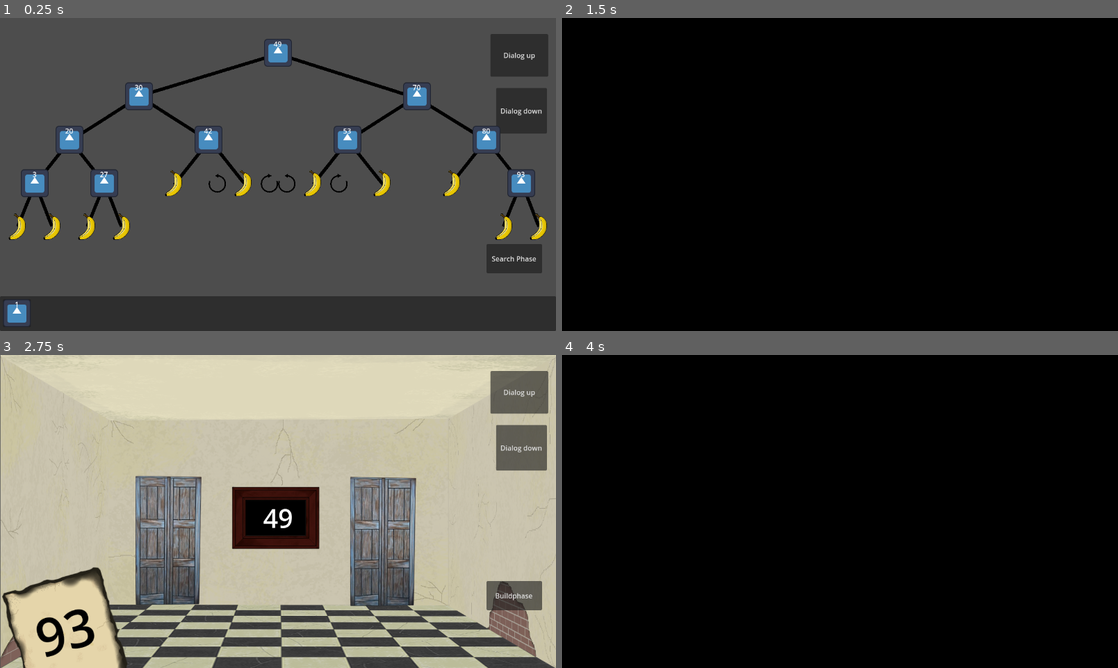
Above: before the commit, frames 1-4 (two rows, left to right).
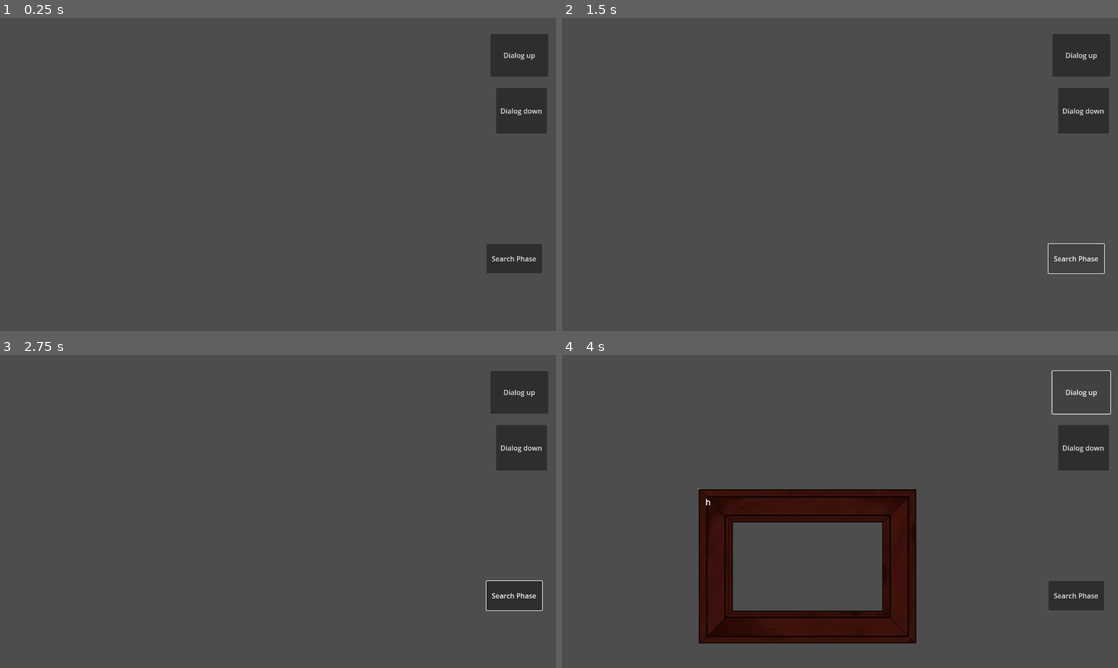
Above: after the commit, the same moments.

Repository: Combativ/AlgoDitTutorial
Game: Godot game, scene res://scenes/main.tscn
The game is run twice, just before and just after one commit, with the same random seed, the same clock (stepped at 60 frames per second) and the same inputs. The engine's default icon, where the game draws it, is replaced by a stand-in: a white triangle on a blue panel in a dark square.
Inputs (mouse positions are in pixels of both pictures, inside the frame that each line leads up to):
- Up to frame 1 (0.25 s): no input
- Up to frame 2 (1.5 s): click (778, 183) at 0.52 s; click "Search Phase" at 1.25 s
- Up to frame 3 (2.75 s): click (383, 542) at 2.02 s
- Up to frame 4 (4 s): move the mouse to (962, 495) at 2.77 s; click (962, 495) at 2.92 s; click "Dialog up" at 3.5 s

The runs differ from the first frame. In frame 1, 17% of the frame differs, in the area x 0-100%, y 6-100%; in frame 2, 100%, in the area x 0-100%, y 0-100%; in frame 3, 90%; in frame 4, 99%.

Commit message:
Level02 hinzugefügt

Diff:
--- a/scenes/build_phase/build_phase.tscn
+++ b/scenes/build_phase/build_phase.tscn
@@ -1,12 +1,10 @@
 [gd_scene load_steps=3 format=3 uid="uid://c03bn4ttox6bm"]
 
 [ext_resource type="Script" path="res://scenes/build_phase/scripts/build_phase.gd" id="1_u1egv"]
-[ext_resource type="PackedScene" uid="uid://cr5c2pxieixoh" path="res://scenes/build_phase/levels/level_06.tscn" id="3_k0ki4"]
+[ext_resource type="PackedScene" uid="uid://daffh3mvhklra" path="res://scenes/build_phase/levels/level_03.tscn" id="2_4tiu8"]
 
 [node name="BuildPhase" type="Node2D"]
 script = ExtResource("1_u1egv")
-
-[node name="Level06" parent="." instance=ExtResource("3_k0ki4")]
 
 [node name="DoneButton" type="Button" parent="."]
 anchors_preset = 3
@@ -32,4 +30,6 @@
 offset_bottom = 760.0
 mouse_default_cursor_shape = 16
 
+[node name="Level03" parent="." instance=ExtResource("2_4tiu8")]
+
 [connection signal="pressed" from="DoneButton" to="." method="_on_done_button_pressed"]
--- /dev/null
+++ b/scenes/build_phase/levels/level_02.tscn
@@ -0,0 +1,442 @@
+[gd_scene load_steps=6 format=3 uid="uid://kp8dsev7joxt"]
+
+[ext_resource type="Script" path="res://scenes/build_phase/scripts/level.gd" id="1_nbk4l"]
+[ext_resource type="PackedScene" uid="uid://eu8sigjhnj2" path="res://scenes/build_phase/scenes/snap_target_node.tscn" id="2_yje4j"]
+[ext_resource type="Texture2D" uid="uid://cw3710glxvp2k" path="res://icon_small.svg" id="3_ewy1u"]
+[ext_resource type="PackedScene" uid="uid://n2liaj1xpsip" path="res://scenes/build_phase/scenes/inventory.tscn" id="4_4awvq"]
+[ext_resource type="PackedScene" uid="uid://dhrv6jgwyaplb" path="res://scenes/build_phase/scenes/room_miniature.tscn" id="5_60mfi"]
+
+[node name="Level02" type="Node2D" node_paths=PackedStringArray("target_room")]
+script = ExtResource("1_nbk4l")
+target_room = NodePath("Inventory/42")
+lock_predefined_nodes_in_tree = true
+
+[node name="Tree" type="Node2D" parent="."]
+
+[node name="root" parent="Tree" node_paths=PackedStringArray("snapTarget_snapperObject") instance=ExtResource("2_yje4j")]
+position = Vector2(640, 80)
+snapTarget_snapperObject = NodePath("../../RoomMiniatureContainer/50")
+
+[node name="lChild" parent="Tree/root" node_paths=PackedStringArray("snapTarget_snapperObject") instance=ExtResource("2_yje4j")]
+position = Vector2(-320, 100)
+snapTarget_snapperObject = NodePath("../../../RoomMiniatureContainer/25")
+
+[node name="lChild" parent="Tree/root/lChild" node_paths=PackedStringArray("snapTarget_snapperObject") instance=ExtResource("2_yje4j")]
+position = Vector2(-160, 100)
+snapTarget_snapperObject = NodePath("../../../../RoomMiniatureContainer/15")
+
+[node name="lChild" parent="Tree/root/lChild/lChild" node_paths=PackedStringArray("snapTarget_snapperObject") instance=ExtResource("2_yje4j")]
+position = Vector2(-80, 100)
+snapTarget_snapperObject = NodePath("../../../../../RoomMiniatureContainer/10")
+
+[node name="lChild" parent="Tree/root/lChild/lChild/lChild" node_paths=PackedStringArray("snapTarget_snapperObject") instance=ExtResource("2_yje4j")]
+position = Vector2(-40, 100)
+snapTarget_snapperObject = NodePath("../../../../../../RoomMiniatureContainer/5")
+
+[node name="Line" type="Sprite2D" parent="Tree/root/lChild/lChild/lChild/lChild"]
+self_modulate = Color(0, 0, 0, 1)
+z_index = -1
+position = Vector2(21, -50)
+rotation = 1.95733
+scale = Vector2(1.67772, 0.119269)
+texture = ExtResource("3_ewy1u")
+
+[node name="rChild" parent="Tree/root/lChild/lChild/lChild" node_paths=PackedStringArray("snapTarget_snapperObject") instance=ExtResource("2_yje4j")]
+position = Vector2(40, 100)
+snapTarget_snapperObject = NodePath("../../../../../../RoomMiniatureContainer/12")
+
+[node name="Line" type="Sprite2D" parent="Tree/root/lChild/lChild/lChild/rChild"]
+self_modulate = Color(0, 0, 0, 1)
+z_index = -1
+position = Vector2(-20, -51)
+rotation = -1.9397
+scale = Vector2(1.67771, 0.119269)
+texture = ExtResource("3_ewy1u")
+
+[node name="Line" type="Sprite2D" parent="Tree/root/lChild/lChild/lChild"]
+self_modulate = Color(0, 0, 0, 1)
+z_index = -1
+position = Vector2(41, -48)
+rotation = -0.900251
+scale = Vector2(2.04131, 0.119269)
+texture = ExtResource("3_ewy1u")
+
+[node name="rChild" parent="Tree/root/lChild/lChild" node_paths=PackedStringArray("snapTarget_snapperObject") instance=ExtResource("2_yje4j")]
+position = Vector2(80, 100)
+snapTarget_snapperObject = NodePath("../../../../../RoomMiniatureContainer/20")
+
+[node name="lChild" parent="Tree/root/lChild/lChild/rChild" instance=ExtResource("2_yje4j")]
+position = Vector2(-40, 100)
+
+[node name="Line" type="Sprite2D" parent="Tree/root/lChild/lChild/rChild/lChild"]
+self_modulate = Color(0, 0, 0, 1)
+z_index = -1
+position = Vector2(21, -50)
+rotation = 1.95733
+scale = Vector2(1.67772, 0.119269)
+texture = ExtResource("3_ewy1u")
+
+[node name="rChild" parent="Tree/root/lChild/lChild/rChild" instance=ExtResource("2_yje4j")]
+position = Vector2(40, 100)
+
+[node name="Line" type="Sprite2D" parent="Tree/root/lChild/lChild/rChild/rChild"]
+self_modulate = Color(0, 0, 0, 1)
+z_index = -1
+position = Vector2(-20, -50)
+rotation = -1.9397
+scale = Vector2(1.67771, 0.119269)
+texture = ExtResource("3_ewy1u")
+
+[node name="Line" type="Sprite2D" parent="Tree/root/lChild/lChild/rChild"]
+self_modulate = Color(0, 0, 0, 1)
+z_index = -1
+position = Vector2(-38, -48)
+rotation = -2.24398
+scale = Vector2(2.04131, 0.119269)
+texture = ExtResource("3_ewy1u")
+
+[node name="Line" type="Sprite2D" parent="Tree/root/lChild/lChild"]
+self_modulate = Color(0, 0, 0, 1)
+z_index = -1
+position = Vector2(81, -48)
+rotation = -0.566558
+scale = Vector2(3.23439, 0.119269)
+texture = ExtResource("3_ewy1u")
+
+[node name="rChild" parent="Tree/root/lChild" node_paths=PackedStringArray("snapTarget_snapperObject") instance=ExtResource("2_yje4j")]
+position = Vector2(160, 100)
+snapTarget_snapperObject = NodePath("../../../../RoomMiniatureContainer/35")
+
+[node name="lChild" parent="Tree/root/lChild/rChild" node_paths=PackedStringArray("snapTarget_snapperObject") instance=ExtResource("2_yje4j")]
+position = Vector2(-80, 100)
+snapTarget_snapperObject = NodePath("../../../../../RoomMiniatureContainer/30")
+
+[node name="lChild" parent="Tree/root/lChild/rChild/lChild" instance=ExtResource("2_yje4j")]
+position = Vector2(-40, 100)
+
+[node name="Line" type="Sprite2D" parent="Tree/root/lChild/rChild/lChild/lChild"]
+self_modulate = Color(0, 0, 0, 1)
+z_index = -1
+position = Vector2(21, -51)
+rotation = 1.95733
+scale = Vector2(1.67772, 0.119269)
+texture = ExtResource("3_ewy1u")
+
+[node name="rChild" parent="Tree/root/lChild/rChild/lChild" instance=ExtResource("2_yje4j")]
+position = Vector2(40, 100)
+
+[node name="Line" type="Sprite2D" parent="Tree/root/lChild/rChild/lChild/rChild"]
+self_modulate = Color(0, 0, 0, 1)
+z_index = -1
+position = Vector2(-20, -50)
+rotation = -1.9397
+scale = Vector2(1.67771, 0.119269)
+texture = ExtResource("3_ewy1u")
+
+[node name="Line" type="Sprite2D" parent="Tree/root/lChild/rChild/lChild"]
+self_modulate = Color(0, 0, 0, 1)
+z_index = -1
+position = Vector2(42, -48)
+rotation = -0.900251
+scale = Vector2(2.04131, 0.119269)
+texture = ExtResource("3_ewy1u")
+
+[node name="rChild" parent="Tree/root/lChild/rChild" node_paths=PackedStringArray("snapTarget_snapperObject") instance=ExtResource("2_yje4j")]
+position = Vector2(80, 100)
+snapTarget_snapperObject = NodePath("../../../../../RoomMiniatureContainer/40")
+
+[node name="lChild" parent="Tree/root/lChild/rChild/rChild" instance=ExtResource("2_yje4j")]
+position = Vector2(-40, 100)
+
+[node name="Line" type="Sprite2D" parent="Tree/root/lChild/rChild/rChild/lChild"]
+self_modulate = Color(0, 0, 0, 1)
+z_index = -1
+position = Vector2(20, -49)
+rotation = 1.95733
+scale = Vector2(1.67772, 0.119269)
+texture = ExtResource("3_ewy1u")
+
+[node name="rChild" parent="Tree/root/lChild/rChild/rChild" instance=ExtResource("2_yje4j")]
+position = Vector2(40, 100)
+
+[node name="Line" type="Sprite2D" parent="Tree/root/lChild/rChild/rChild/rChild"]
+self_modulate = Color(0, 0, 0, 1)
+z_index = -1
+position = Vector2(-20, -49)
+rotation = -1.9397
+scale = Vector2(1.67771, 0.119269)
+texture = ExtResource("3_ewy1u")
+
+[node name="Line" type="Sprite2D" parent="Tree/root/lChild/rChild/rChild"]
+self_modulate = Color(0, 0, 0, 1)
+z_index = -1
+position = Vector2(-38, -50)
+rotation = -2.24398
+scale = Vector2(2.04131, 0.119269)
+texture = ExtResource("3_ewy1u")
+
+[node name="Line" type="Sprite2D" parent="Tree/root/lChild/rChild"]
+self_modulate = Color(0, 0, 0, 1)
+z_index = -1
+position = Vector2(-75, -46)
+rotation = 0.566905
+scale = Vector2(3.23439, 0.119269)
+texture = ExtResource("3_ewy1u")
+
+[node name="Line" type="Sprite2D" parent="Tree/root/lChild"]
+self_modulate = Color(0, 0, 0, 1)
+z_index = -1
+position = Vector2(161, -49)
+rotation = -0.293751
+scale = Vector2(5.22229, 0.119269)
+texture = ExtResource("3_ewy1u")
+
+[node name="rChild" parent="Tree/root" node_paths=PackedStringArray("snapTarget_snapperObject") instance=ExtResource("2_yje4j")]
+position = Vector2(320, 100)
+snapTarget_snapperObject = NodePath("../../../RoomMiniatureContainer/75")
+
+[node name="lChild" parent="Tree/root/rChild" node_paths=PackedStringArray("snapTarget_snapperObject") instance=ExtResource("2_yje4j")]
+position = Vector2(-160, 100)
+snapTarget_snapperObject = NodePath("../../../../RoomMiniatureContainer/65")
+
+[node name="lChild" parent="Tree/root/rChild/lChild" node_paths=PackedStringArray("snapTarget_snapperObject") instance=ExtResource("2_yje4j")]
+position = Vector2(-80, 100)
+snapTarget_snapperObject = NodePath("../../../../../RoomMiniatureContainer/60")
+
+[node name="lChild" parent="Tree/root/rChild/lChild/lChild" instance=ExtResource("2_yje4j")]
+position = Vector2(-40, 100)
+
+[node name="Line" type="Sprite2D" parent="Tree/root/rChild/lChild/lChild/lChild"]
+self_modulate = Color(0, 0, 0, 1)
+z_index = -1
+position = Vector2(21, -50)
+rotation = 1.95733
+scale = Vector2(1.67772, 0.119269)
+texture = ExtResource("3_ewy1u")
+
+[node name="rChild" parent="Tree/root/rChild/lChild/lChild" instance=ExtResource("2_yje4j")]
+position = Vector2(40, 100)
+
+[node name="Line" type="Sprite2D" parent="Tree/root/rChild/lChild/lChild/rChild"]
+self_modulate = Color(0, 0, 0, 1)
+z_index = -1
+position = Vector2(-20, -49.9999)
+rotation = -1.9397
+scale = Vector2(1.67771, 0.119269)
+texture = ExtResource("3_ewy1u")
+
+[node name="Line" type="Sprite2D" parent="Tree/root/rChild/lChild/lChild"]
+self_modulate = Color(0, 0, 0, 1)
+z_index = -1
+position = Vector2(42, -49)
+rotation = -0.900251
+scale = Vector2(2.04131, 0.119269)
+texture = ExtResource("3_ewy1u")
+
+[node name="rChild" parent="Tree/root/rChild/lChild" node_paths=PackedStringArray("snapTarget_snapperObject") instance=ExtResource("2_yje4j")]
+position = Vector2(80, 100)
+snapTarget_snapperObject = NodePath("../../../../../RoomMiniatureContainer/70")
+
+[node name="lChild" parent="Tree/root/rChild/lChild/rChild" instance=ExtResource("2_yje4j")]
+position = Vector2(-40, 100)
+
+[node name="Line" type="Sprite2D" parent="Tree/root/rChild/lChild/rChild/lChild"]
+self_modulate = Color(0, 0, 0, 1)
+z_index = -1
+position = Vector2(20.9999, -50)
+rotation = 1.95733
+scale = Vector2(1.67772, 0.119269)
+texture = ExtResource("3_ewy1u")
+
+[node name="rChild" parent="Tree/root/rChild/lChild/rChild" instance=ExtResource("2_yje4j")]
+position = Vector2(40, 100)
+
+[node name="Line" type="Sprite2D" parent="Tree/root/rChild/lChild/rChild/rChild"]
+self_modulate = Color(0, 0, 0, 1)
+z_index = -1
+position = Vector2(-19.9999, -50)
+rotation = -1.9397
+scale = Vector2(1.67771, 0.119269)
+texture = ExtResource("3_ewy1u")
+
+[node name="Line" type="Sprite2D" parent="Tree/root/rChild/lChild/rChild"]
+self_modulate = Color(0, 0, 0, 1)
+z_index = -1
+position = Vector2(-39, -48)
+rotation = -2.24398
+scale = Vector2(2.04131, 0.119269)
+texture = ExtResource("3_ewy1u")
+
+[node name="Line" type="Sprite2D" parent="Tree/root/rChild/lChild"]
+self_modulate = Color(0, 0, 0, 1)
+z_index = -1
+position = Vector2(82.0001, -50)
+rotation = -0.566558
+scale = Vector2(3.23439, 0.119269)
+texture = ExtResource("3_ewy1u")
+
+[node name="rChild" parent="Tree/root/rChild" node_paths=PackedStringArray("snapTarget_snapperObject") instance=ExtResource("2_yje4j")]
+position = Vector2(160, 100)
+snapTarget_snapperObject = NodePath("../../../../RoomMiniatureContainer/85")
+
+[node name="lChild" parent="Tree/root/rChild/rChild" node_paths=PackedStringArray("snapTarget_snapperObject") instance=ExtResource("2_yje4j")]
+position = Vector2(-80, 100)
+snapTarget_snapperObject = NodePath("../../../../../RoomMiniatureContainer/80")
+
+[node name="lChild" parent="Tree/root/rChild/rChild/lChild" instance=ExtResource("2_yje4j")]
+position = Vector2(-40, 100)
+
+[node name="Line" type="Sprite2D" parent="Tree/root/rChild/rChild/lChild/lChild"]
+self_modulate = Color(0, 0, 0, 1)
+z_index = -1
+position = Vector2(20.0001, -50)
+rotation = 1.95733
+scale = Vector2(1.67772, 0.119269)
+texture = ExtResource("3_ewy1u")
+
+[node name="rChild" parent="Tree/root/rChild/rChild/lChild" instance=ExtResource("2_yje4j")]
+position = Vector2(40, 100)
+
+[node name="Line" type="Sprite2D" parent="Tree/root/rChild/rChild/lChild/rChild"]
+self_modulate = Color(0, 0, 0, 1)
+z_index = -1
+position = Vector2(-20, -50)
+rotation = -1.9397
+scale = Vector2(1.67771, 0.119269)
+texture = ExtResource("3_ewy1u")
+
+[node name="Line" type="Sprite2D" parent="Tree/root/rChild/rChild/lChild"]
+self_modulate = Color(0, 0, 0, 1)
+z_index = -1
+position = Vector2(40, -50)
+rotation = -0.900251
+scale = Vector2(2.04131, 0.119269)
+texture = ExtResource("3_ewy1u")
+
+[node name="rChild" parent="Tree/root/rChild/rChild" node_paths=PackedStringArray("snapTarget_snapperObject") instance=ExtResource("2_yje4j")]
+position = Vector2(80, 100)
+snapTarget_snapperObject = NodePath("../../../../../RoomMiniatureContainer/90")
+
+[node name="lChild" parent="Tree/root/rChild/rChild/rChild" instance=ExtResource("2_yje4j")]
+position = Vector2(-40, 100)
+
+[node name="Line" type="Sprite2D" parent="Tree/root/rChild/rChild/rChild/lChild"]
+self_modulate = Color(0, 0, 0, 1)
+z_index = -1
+position = Vector2(19, -50)
+rotation = 1.95733
+scale = Vector2(1.67772, 0.119269)
+texture = ExtResource("3_ewy1u")
+
+[node name="rChild" parent="Tree/root/rChild/rChild/rChild" instance=ExtResource("2_yje4j")]
+position = Vector2(40, 100)
+
+[node name="Line" type="Sprite2D" parent="Tree/root/rChild/rChild/rChild/rChild"]
+self_modulate = Color(0, 0, 0, 1)
+z_index = -1
+position = Vector2(-19, -50)
+rotation = -1.9397
+scale = Vector2(1.67771, 0.119269)
+texture = ExtResource("3_ewy1u")
+
+[node name="Line" type="Sprite2D" parent="Tree/root/rChild/rChild/rChild"]
+self_modulate = Color(0, 0, 0, 1)
+z_index = -1
+position = Vector2(-40, -49)
+rotation = -2.24398
+scale = Vector2(2.04131, 0.119269)
+texture = ExtResource("3_ewy1u")
+
+[node name="Line" type="Sprite2D" parent="Tree/root/rChild/rChild"]
+self_modulate = Color(0, 0, 0, 1)
+z_index = -1
+position = Vector2(-75, -44)
+rotation = 0.550621
+scale = Vector2(3.23439, 0.119269)
+texture = ExtResource("3_ewy1u")
+
+[node name="Line" type="Sprite2D" parent="Tree/root/rChild"]
+self_modulate = Color(0, 0, 0, 1)
+z_index = -1
+position = Vector2(-159, -46)
+rotation = 0.30706
+scale = Vector2(5.22229, 0.119269)
+texture = ExtResource("3_ewy1u")
+
+[node name="Inventory" parent="." instance=ExtResource("4_4awvq")]
+offset_top = 640.0
+offset_right = 1280.0
+offset_bottom = 720.0
+
+[node name="39" parent="Inventory" instance=ExtResource("5_60mfi")]
+position = Vector2(0, -640)
+number = 39
+
+[node name="42" parent="Inventory" instance=ExtResource("5_60mfi")]
+position = Vector2(0, -640)
+number = 42
+
+[node name="58" parent="Inventory" instance=ExtResource("5_60mfi")]
+position = Vector2(0, -640)
+number = 58
+
+[node name="87" parent="Inventory" instance=ExtResource("5_60mfi")]
+position = Vector2(0, -640)
+number = 87
+
+[node name="99" parent="Inventory" instance=ExtResource("5_60mfi")]
+position = Vector2(0, -640)
+number = 99
+
+[node name="RoomMiniatureContainer" type="Node2D" parent="."]
+
+[node name="5" parent="RoomMiniatureContainer" instance=ExtResource("5_60mfi")]
+number = 5
+
+[node name="10" parent="RoomMiniatureContainer" instance=ExtResource("5_60mfi")]
+number = 10
+
+[node name="12" parent="RoomMiniatureContainer" instance=ExtResource("5_60mfi")]
+number = 12
+
+[node name="15" parent="RoomMiniatureContainer" instance=ExtResource("5_60mfi")]
+number = 15
+
+[node name="20" parent="RoomMiniatureContainer" instance=ExtResource("5_60mfi")]
+number = 20
+
+[node name="25" parent="RoomMiniatureContainer" instance=ExtResource("5_60mfi")]
+number = 25
+
+[node name="30" parent="RoomMiniatureContainer" instance=ExtResource("5_60mfi")]
+number = 30
+
+[node name="35" parent="RoomMiniatureContainer" instance=ExtResource("5_60mfi")]
+number = 35
+
+[node name="40" parent="RoomMiniatureContainer" instance=ExtResource("5_60mfi")]
+number = 40
+
+[node name="50" parent="RoomMiniatureContainer" instance=ExtResource("5_60mfi")]
+number = 50
+
+[node name="60" parent="RoomMiniatureContainer" instance=ExtResource("5_60mfi")]
+number = 60
+
+[node name="65" parent="RoomMiniatureContainer" instance=ExtResource("5_60mfi")]
+number = 65
+
+[node name="70" parent="RoomMiniatureContainer" instance=ExtResource("5_60mfi")]
+number = 70
+
+[node name="75" parent="RoomMiniatureContainer" instance=ExtResource("5_60mfi")]
+number = 75
+
+[node name="80" parent="RoomMiniatureContainer" instance=ExtResource("5_60mfi")]
+number = 80
+
+[node name="85" parent="RoomMiniatureContainer" instance=ExtResource("5_60mfi")]
+number = 85
+
+[node name="90" parent="RoomMiniatureContainer" instance=ExtResource("5_60mfi")]
+number = 90
